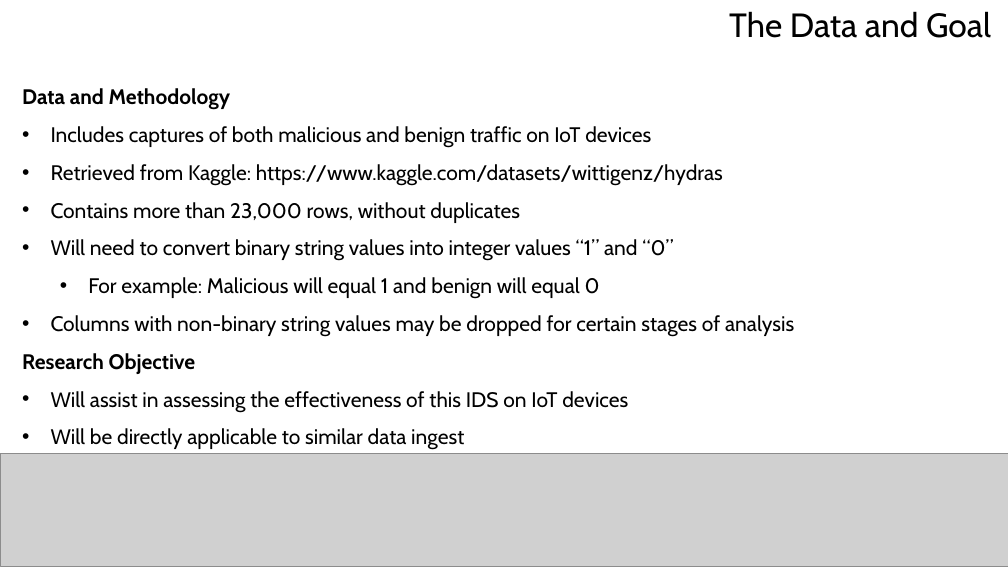
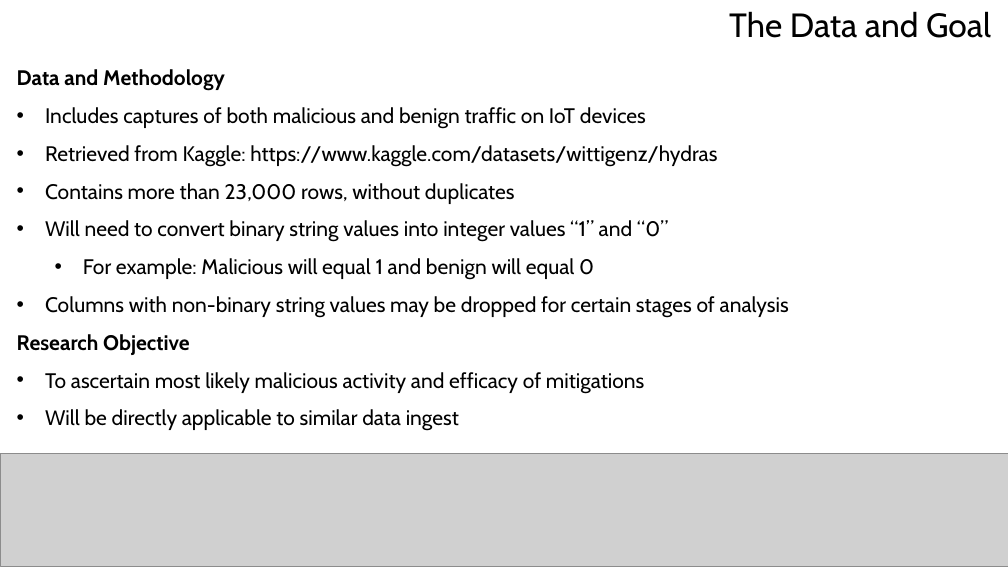
Before and after one commit to sdave777/Network-Analysis-and-DCO-Prioritization, a slide deck: slide 3 of Presentation.pptx. Drawn at 1008x567 pixels with LibreOffice and Linux fonts; fonts in the diff are those of the drawing; grey boxes stand for pictures; background and template pictures are left out. Boxes give left, top, right and bottom in pixels: in the first picture for what was removed or moved away, otherwise in the second. Text is boxed around its words. In the diff, an @@ line names an element or a change of style, - is before the commit and + after.

```diff
--- a/Presentation.pptx
+++ b/Presentation.pptx
@@ text "Data and Methodology": place and size @@
-text "Data and Methodology" at box(22, 88, 794, 450)
+text "Data and Methodology" at box(17, 69, 789, 431)
@@ text at box(45, 372, 644, 394): text changed @@
-• Will assist in assessing the effectiveness of this IDS on IoT devices
+• To ascertain most likely malicious activity and efficacy of mitigations
```
Also in this commit, not shown: 10 other slides changed.
